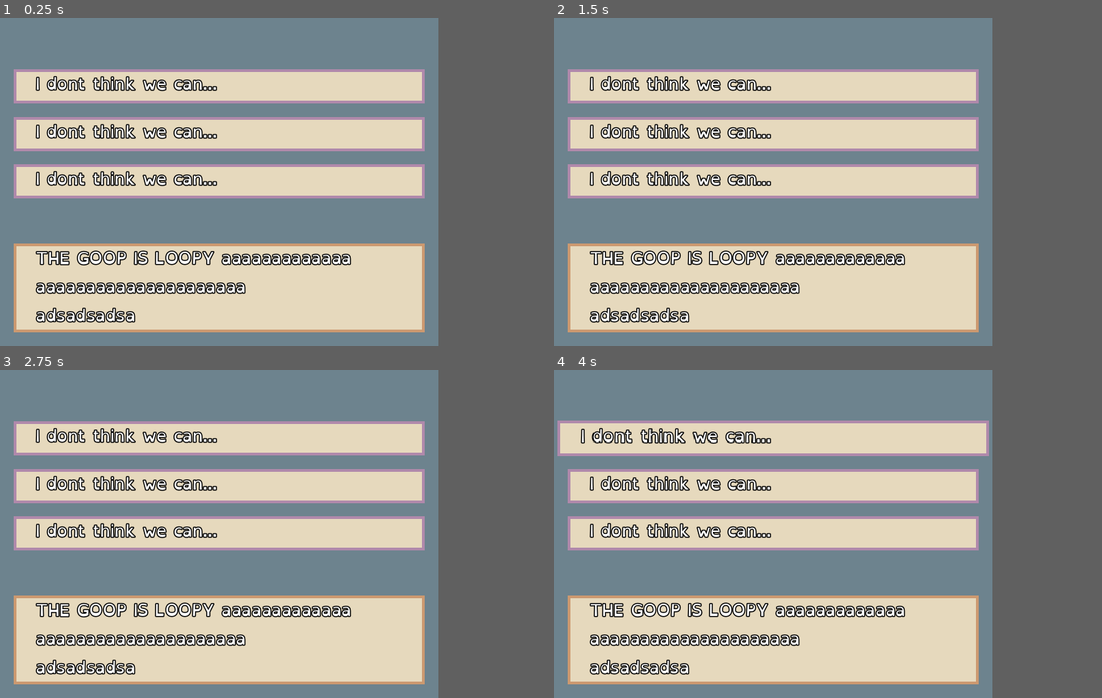
Above: before the commit, frames 1-4 (two rows, left to right).
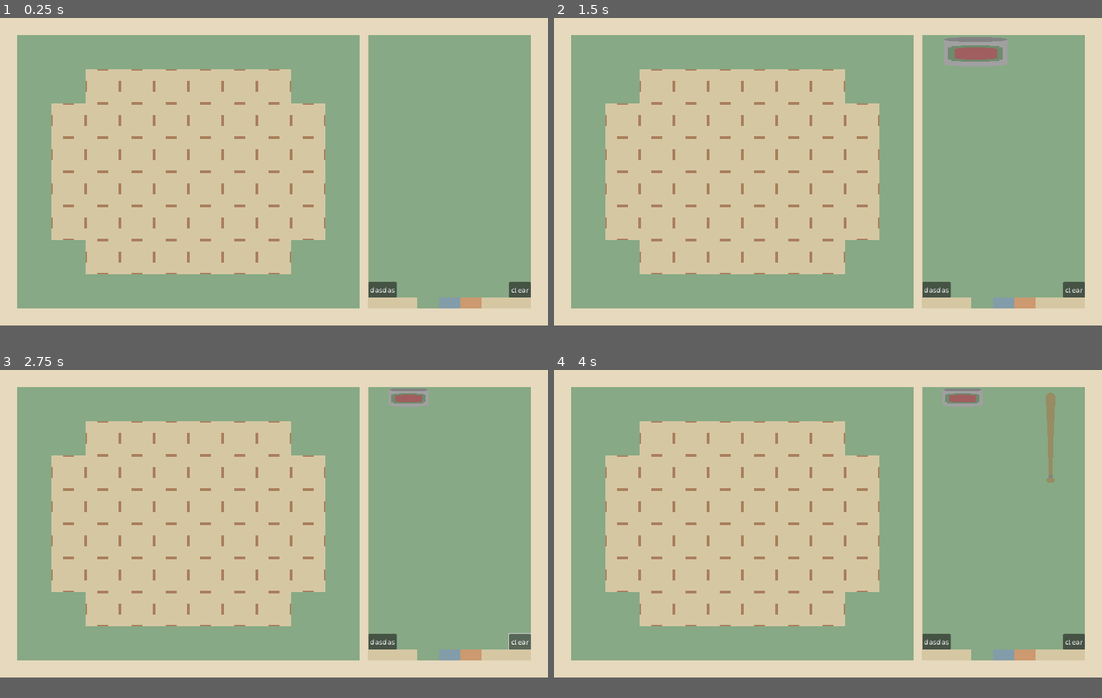
Above: after the commit, the same moments.

Repository: Birdboys/returningMolly
Game: Godot game, scene res://Scenes/inventory_ui.tscn
The game is run twice, just before and just after one commit, with the same random seed, the same clock (stepped at 60 frames per second) and the same inputs.
Inputs (mouse positions are in pixels of both pictures, inside the frame that each line leads up to):
- Up to frame 1 (0.25 s): no input
- Up to frame 2 (1.5 s): click "dasdas" at 0.5 s; click (882, 47) at 1.27 s
- Up to frame 3 (2.75 s): click "clear" at 2 s
- Up to frame 4 (4 s): click "dasdas" at 2.75 s; click (948, 422) at 3.52 s
In our replay, the window is 640x480 before the commit and 800x450 after it. These sizes can differ from the game's own. Grey fills any space a smaller window leaves; there, only what the larger window draws over its background counts as a difference.

The runs differ from the first frame. In frame 1, 78% of the frame differs, in the area x 0-100%, y 0-96%; in frame 2, 78%; in frame 3, 78%; in frame 4, 78%.

Commit message:
kinda resized

Diff:
--- a/Scenes/inventory_ui.tscn
+++ b/Scenes/inventory_ui.tscn
@@ -40,7 +40,7 @@
 "times": PackedFloat32Array(0, 0.5),
 "transitions": PackedFloat32Array(-2, 1),
 "update": 0,
-"values": [Vector2(20, 20), Vector2(400, 20)]
+"values": [Vector2(40, 40), Vector2(860, 40)]
 }
 tracks/1/type = "value"
 tracks/1/imported = false
@@ -52,7 +52,7 @@
 "times": PackedFloat32Array(0, 0.5),
 "transitions": PackedFloat32Array(-2, 1),
 "update": 0,
-"values": [Vector2(600, 440), Vector2(220, 440)]
+"values": [Vector2(1200, 640), Vector2(380, 640)]
 }
 tracks/2/type = "value"
 tracks/2/imported = false
@@ -95,6 +95,18 @@
 "update": 1,
 "values": [false]
 }
+tracks/5/type = "value"
+tracks/5/imported = false
+tracks/5/enabled = true
+tracks/5/path = NodePath("inventorySeparator:position")
+tracks/5/interp = 1
+tracks/5/loop_wrap = true
+tracks/5/keys = {
+"times": PackedFloat32Array(0, 0.5),
+"transitions": PackedFloat32Array(-2, 1),
+"update": 0,
+"values": [Vector2(20, 0), Vector2(840, 0)]
+}
 
 [sub_resource type="Animation" id="Animation_0o25c"]
 resource_name = "open_info"
@@ -109,7 +121,7 @@
 "times": PackedFloat32Array(0, 0.5),
 "transitions": PackedFloat32Array(-2, 1),
 "update": 0,
-"values": [Vector2(400, 20), Vector2(20, 20)]
+"values": [Vector2(860, 40), Vector2(40, 40)]
 }
 tracks/1/type = "value"
 tracks/1/imported = false
@@ -121,7 +133,7 @@
 "times": PackedFloat32Array(0, 0.5),
 "transitions": PackedFloat32Array(-2, 1),
 "update": 0,
-"values": [Vector2(220, 440), Vector2(600, 440)]
+"values": [Vector2(380, 640), Vector2(1200, 640)]
 }
 tracks/2/type = "value"
 tracks/2/imported = false
@@ -164,6 +176,18 @@
 "update": 1,
 "values": [true]
 }
+tracks/5/type = "value"
+tracks/5/imported = false
+tracks/5/enabled = true
+tracks/5/path = NodePath("inventorySeparator:position")
+tracks/5/interp = 1
+tracks/5/loop_wrap = true
+tracks/5/keys = {
+"times": PackedFloat32Array(0, 0.5),
+"transitions": PackedFloat32Array(-2, 1),
+"update": 0,
+"values": [Vector2(840, 0), Vector2(20, 0)]
+}
 
 [sub_resource type="AnimationLibrary" id="AnimationLibrary_3q1eu"]
 _data = {
@@ -220,21 +244,19 @@
 color = Color(0.901961, 0.85098, 0.741176, 1)
 
 [node name="inventoryPanel" type="Panel" parent="inventoryUI"]
-custom_minimum_size = Vector2(360, 440)
-layout_mode = 1
-anchors_preset = 15
-anchor_right = 1.0
-anchor_bottom = 1.0
-offset_left = 20.0
-offset_top = 20.0
-offset_right = -260.0
-offset_bottom = -20.0
+layout_mode = 1
+anchors_preset = 15
+anchor_right = 1.0
+anchor_bottom = 1.0
+offset_left = 40.0
+offset_top = 40.0
+offset_right = -440.0
+offset_bottom = -40.0
 grow_horizontal = 2
 grow_vertical = 2
 mouse_filter = 2
 
 [node name="inventoryGrid" type="GridContainer" parent="inventoryUI/inventoryPanel"]
-custom_minimum_size = Vector2(360, 440)
 layout_mode = 1
 anchors_preset = 15
 anchor_right = 1.0
@@ -253,15 +275,14 @@
 offset_bottom = 20.0
 
 [node name="infoPanel" type="Panel" parent="inventoryUI"]
-custom_minimum_size = Vector2(220, 440)
-layout_mode = 1
-anchors_preset = 15
-anchor_right = 1.0
-anchor_bottom = 1.0
-offset_left = 20.0
-offset_top = 20.0
-offset_right = -20.0
-offset_bottom = -20.0
+layout_mode = 1
+anchors_preset = 15
+anchor_right = 1.0
+anchor_bottom = 1.0
+offset_left = 860.0
+offset_top = 40.0
+offset_right = -40.0
+offset_bottom = -40.0
 grow_horizontal = 2
 grow_vertical = 2
 mouse_filter = 2
@@ -366,7 +387,19 @@
 "": SubResource("AnimationLibrary_3q1eu")
 }
 
+[node name="inventorySeparator" type="ColorRect" parent="inventoryUI"]
+layout_mode = 1
+anchors_preset = 15
+anchor_right = 1.0
+anchor_bottom = 1.0
+offset_left = 840.0
+offset_right = -420.0
+grow_horizontal = 2
+grow_vertical = 2
+color = Color(0.901961, 0.85098, 0.741176, 1)
+
 [node name="convoUI" type="Control" parent="."]
+visible = false
 layout_mode = 1
 anchors_preset = 15
 anchor_right = 1.0
--- a/Scenes/item_button.tscn
+++ b/Scenes/item_button.tscn
@@ -15,7 +15,6 @@
 grow_horizontal = 2
 grow_vertical = 2
 size_flags_horizontal = 6
-size_flags_vertical = 4
 mouse_filter = 1
 button_mask = 3
 script = ExtResource("2_hy03k")
--- a/Scripts/inventory_ui.gd
+++ b/Scripts/inventory_ui.gd
@@ -1,7 +1,7 @@
 extends Control
 @onready var sussy_slots = 1
-@onready var num_col = 9
-@onready var num_row = 11
+@onready var num_col = 10
+@onready var num_row = 8
 @onready var inv_slot = preload("res://Scenes/temp_slot.tscn")
 @onready var slot_height
 @onready var slot_width
@@ -23,7 +23,7 @@
 var inventory_bounding_rect2
 # Called when the node enters the scene tree for the first time.
 func _ready():
-	inv_scale = 40./50.
+	inv_scale = 80./50.
 	inventoryGrid.columns = num_col
 	for row in range(num_row):
 		for col in range(num_col):
--- a/project.godot
+++ b/project.godot
@@ -21,8 +21,8 @@
 
 [display]
 
-window/size/viewport_width=640
-window/size/viewport_height=480
+window/size/viewport_width=1280
+window/size/viewport_height=720
 window/stretch/mode="canvas_items"
 
 [gui]
